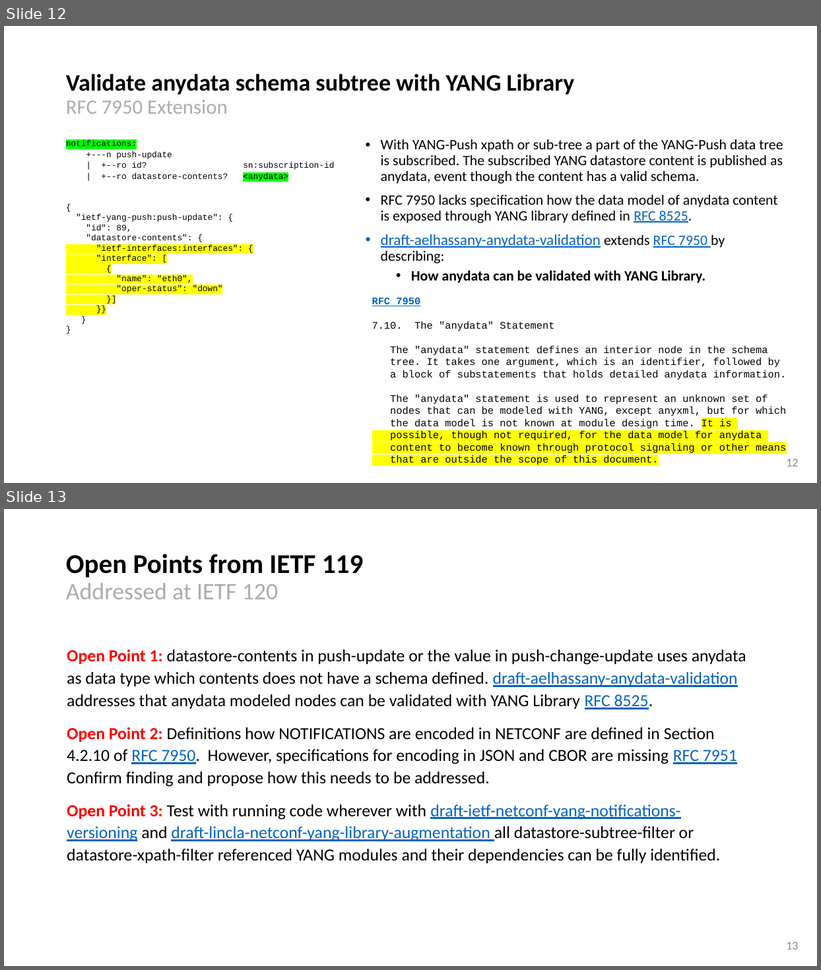
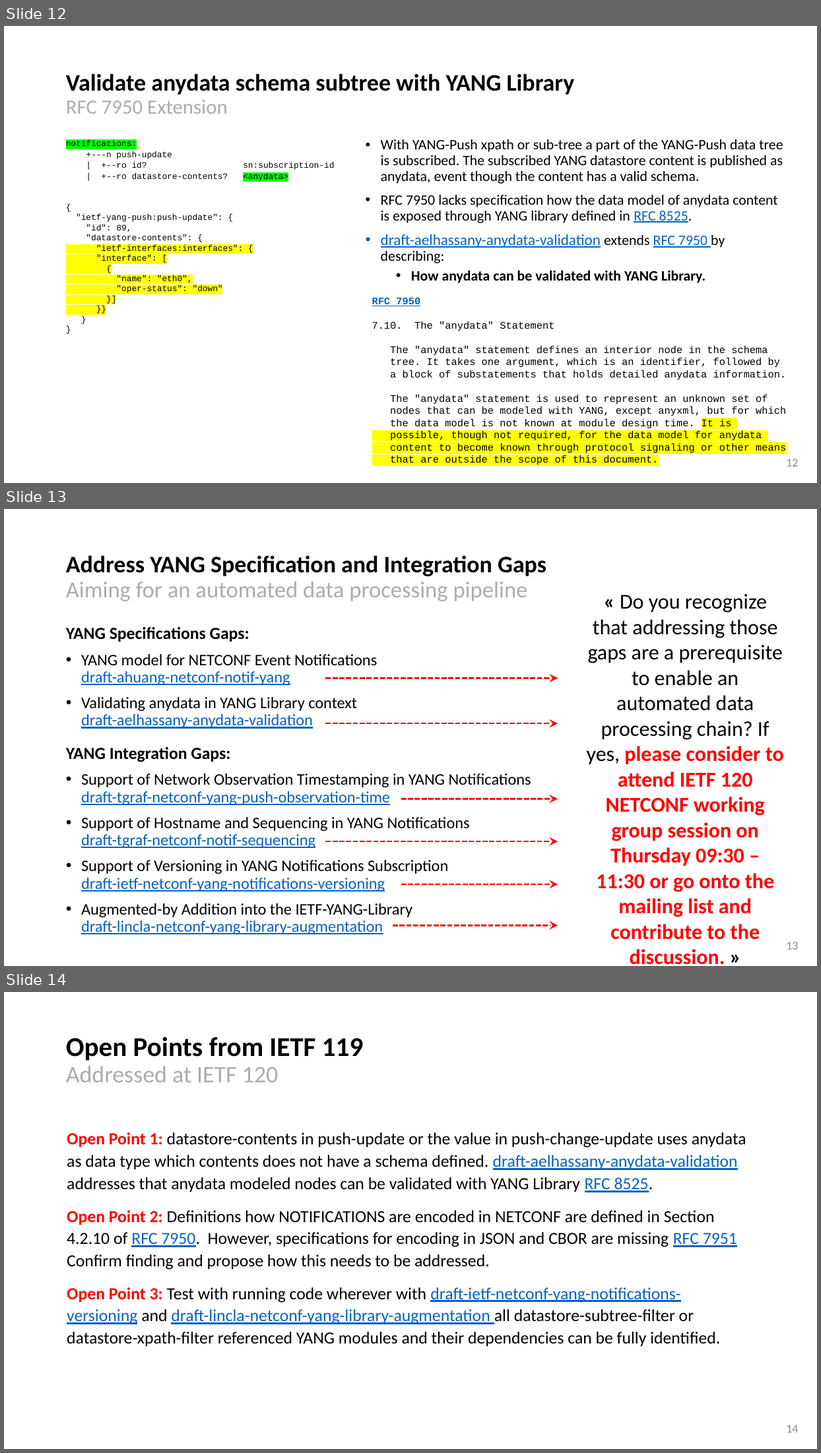
Before and after one commit to network-analytics/ietf-network-analytics-document-status, a slide deck: 120/NMOP/draft-ietf-nmop-yang-message-broker-integration.pptx. Shown one above the other, each under a label of ours: slides 12 and 13 before the commit, slides 12, 13 and 14 after it. The pictures are 821x970 and 821x1453 pixels, drawn with LibreOffice and Linux fonts; fonts in the diff are those of the drawing. Boxes give left, top, right and bottom in pixels: in the first picture for what was removed or moved away, otherwise in the second. Text is boxed around its words. In the diff, an @@ line names an element or a change of style, - is before the commit and + after.

Commit message:
updated YANG-Push slides for NETCONF and NMOP

```diff
--- a/120/NMOP/draft-ietf-nmop-yang-message-broker-integration.pptx
+++ b/120/NMOP/draft-ietf-nmop-yang-message-broker-integration.pptx
@@ slide 13 added at box(4, 509, 817, 966), background #FFFFFF @@
@@ title added at box(66, 555, 547, 601), 28 pt, text #000000, bold @@
+Address YANG Specification and Integration Gaps
+Aiming for an automated data processing pipeline
@@ text added at box(587, 594, 784, 918), 25 pt, text #FF0000, bold @@
+« Do you recognize that addressing those gaps are a prerequisite to enable an automated data processing chain? If yes, please consider to attend IETF 120 NETCONF working group session on Thursday 09:30 – 11:30 or go onto the mailing list and contribute to the discussion. »
@@ text added at box(66, 627, 531, 918), 19 pt, text #000000 @@
+YANG Specifications Gaps:
+• YANG model for NETCONF Event Notifications
+  draft-ahuang-netconf-notif-yang
+• Validating anydata in YANG Library context
+  draft-aelhassany-anydata-validation
+YANG Integration Gaps:
+• Support of Network Observation Timestamping in YANG Notifications
+  draft-tgraf-netconf-yang-push-observation-time
+• Support of Hostname and Sequencing in YANG Notifications
+  draft-tgraf-netconf-notif-sequencing
+• Support of Versioning in YANG Notifications Subscription
+  draft-ietf-netconf-yang-notifications-versioning
+• Augmented-by Addition into the IETF-YANG-Library
+  draft-lincla-netconf-yang-library-augmentation
@@ arrow added from (326, 679) to (558, 679), #FF0000 2 pt dashed @@
@@ arrow added from (326, 723) to (558, 723), #FF0000 2 pt dashed @@
@@ arrow added from (401, 799) to (558, 799), #FF0000 2 pt dashed @@
@@ arrow added from (326, 842) to (558, 842), #FF0000 2 pt dashed @@
@@ arrow added from (401, 885) to (558, 885), #FF0000 2 pt dashed @@
@@ arrow added from (393, 925) to (558, 925), #FF0000 2 pt dashed @@
@@ page number added at box(786, 942, 798, 950), 14 pt, text #8C8C8C @@
+13
@@ what was slide 13 is now slide 14 @@
@@ page number at box(786, 1425, 798, 1433): text changed @@
-13
+14
```
Also in this commit, not shown: 5 slides changed, 11 other files.
